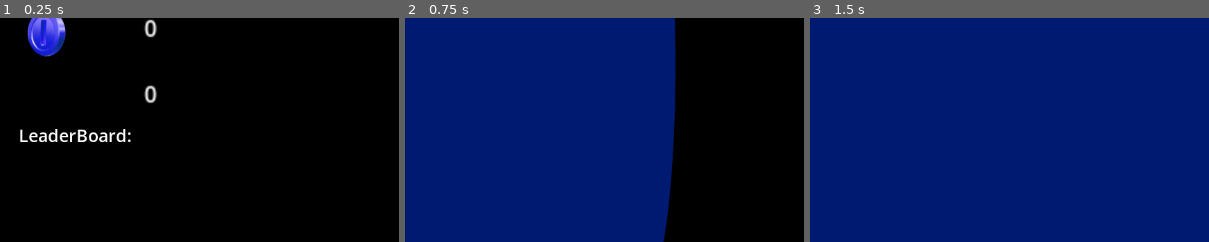
Above: before the commit, frames 1-3 (left to right).
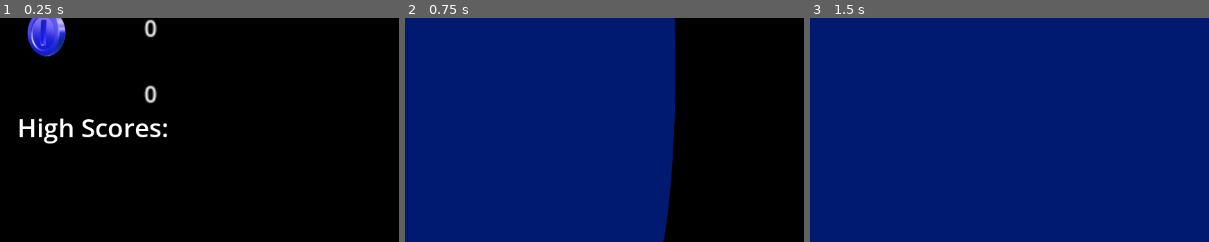
Above: after the commit, the same moments.

Repository: Tim-Barton/game-jam-2023
Game: Godot game, scene res://Scenes/end_level.tscn
Two runs of this game, one before a commit and one after it. Both use one fixed random seed, a clock stepped at 60 frames per second and the inputs below. This scene is started directly instead of the project's main scene.
Inputs:
- Up to frame 1 (0.25 s): no input
- Up to frame 2 (0.75 s): click "Try Again" at 0.5 s
- Up to frame 3 (1.5 s): click "Try Again" at 1.25 s
The pictures show only the part of the screen within x 0-50%, y 40-90%; the shares and areas given below are measured in that part.

The runs differ from the first frame. In frame 1, 1.9% of the frame differs, in the area x 4-42%, y 44-57%; in frame 2, nothing differs; in frame 3, nothing differs.

Commit message:
updated

Diff:
--- a/Scenes/end_level.tscn
+++ b/Scenes/end_level.tscn
@@ -11,7 +11,7 @@
 [sub_resource type="Theme" id="Theme_jonmg"]
 
 [sub_resource type="LabelSettings" id="LabelSettings_so06j"]
-font_size = 25
+font_size = 37
 
 [node name="TestScene" type="Control"]
 layout_mode = 3
@@ -133,11 +133,11 @@
 
 [node name="lblLeaderBoard" type="Label" parent="."]
 layout_mode = 0
-offset_left = 27.369
-offset_top = 409.015
-offset_right = 132.369
-offset_bottom = 435.015
-text = "LeaderBoard:"
+offset_left = 24.5405
+offset_top = 388.509
+offset_right = 242.541
+offset_bottom = 442.509
+text = "High Scores:"
 label_settings = SubResource("LabelSettings_so06j")
 
 [connection signal="pressed" from="btnReturn" to="btnReturn" method="_on_pressed"]
